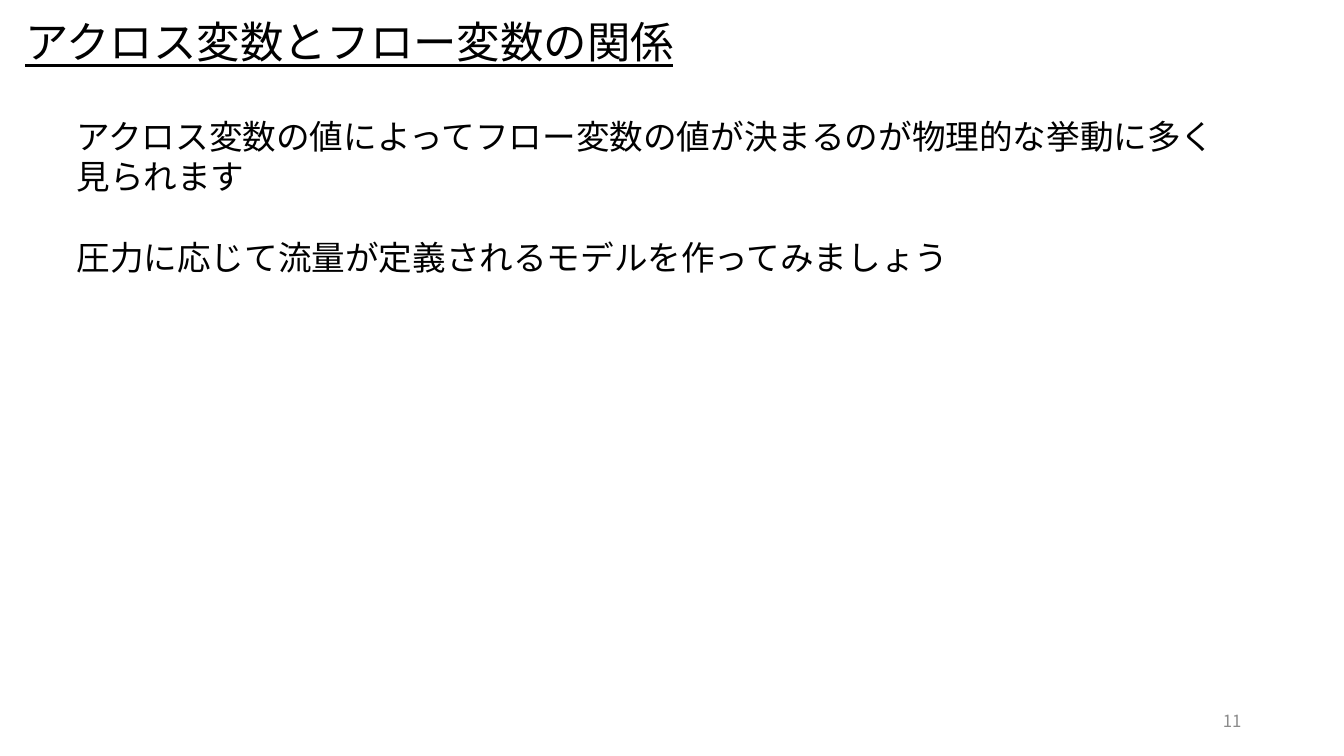
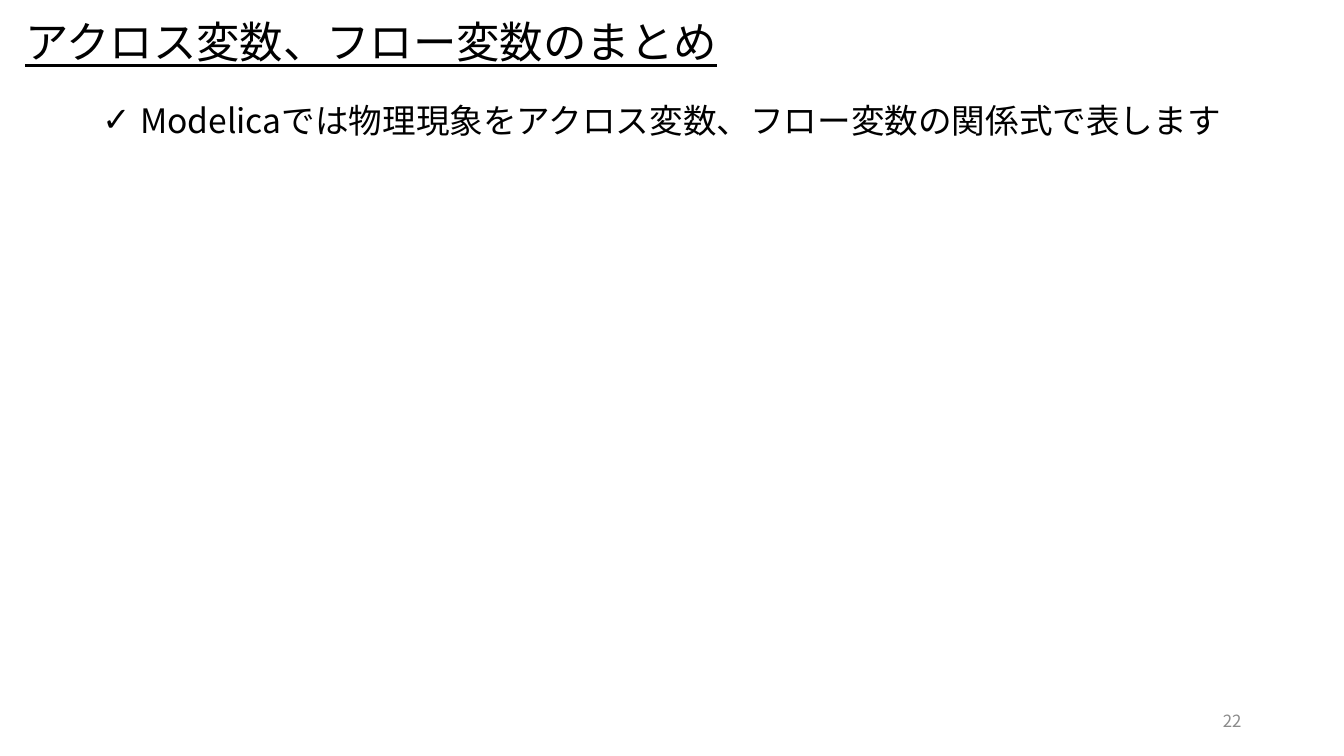
Before and after one commit to UedaShigenori/OpenModelica_Tutorials_Ja, a slide deck: slide 22 of Dev/7_PhysicsDomainModel/OpenModelica_Tutorials_7_PlantModel.pptx (slide 11 before the commit). Drawn at 1344x756 pixels with LibreOffice and Linux fonts; fonts in the diff are those of the drawing. Boxes give left, top, right and bottom in pixels: in the first picture for what was removed or moved away, otherwise in the second. Text is boxed around its words. In the diff, an @@ line names an element or a change of style, - is before the commit and + after.

Commit message:
作成中のプラントモデル資料をアップ

```diff
--- a/Dev/7_PhysicsDomainModel/OpenModelica_Tutorials_7_PlantModel.pptx
+++ b/Dev/7_PhysicsDomainModel/OpenModelica_Tutorials_7_PlantModel.pptx
@@ text at (25,21,716,67): text changed @@
-アクロス変数とフロー変数の関係
+アクロス変数、フロー変数のまとめ
@@ text added at (140,104,1221,136), 24 pt, text #000000 @@
+✓ Modelicaでは物理現象をアクロス変数、フロー変数の関係式で表します
@@ text removed at (76,120,1214,273) @@
-アクロス変数の値によってフロー変数の値が決まるのが物理的な挙動に多く見られます
-圧力に応じて流量が定義されるモデルを作ってみましょう
@@ page number at (1223,714,1242,727): text changed @@
-11
+22
```
Also in this commit, not shown: 6 other slides changed, 60 slides added, 1 slide removed.
